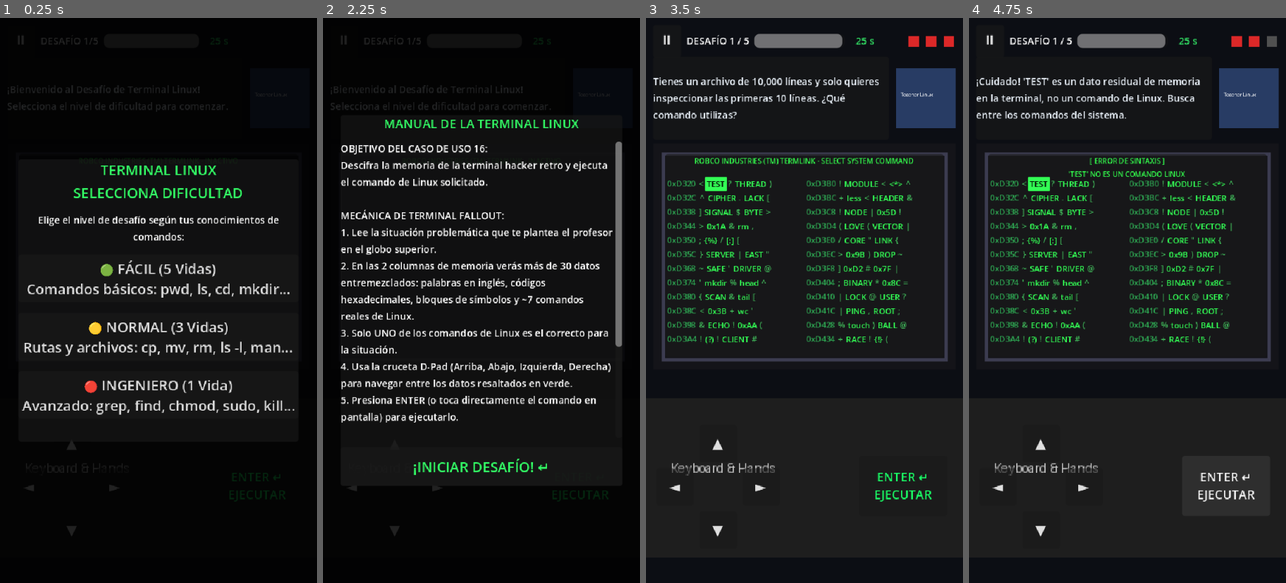
Above: before the commit, frames 1-4 (left to right).
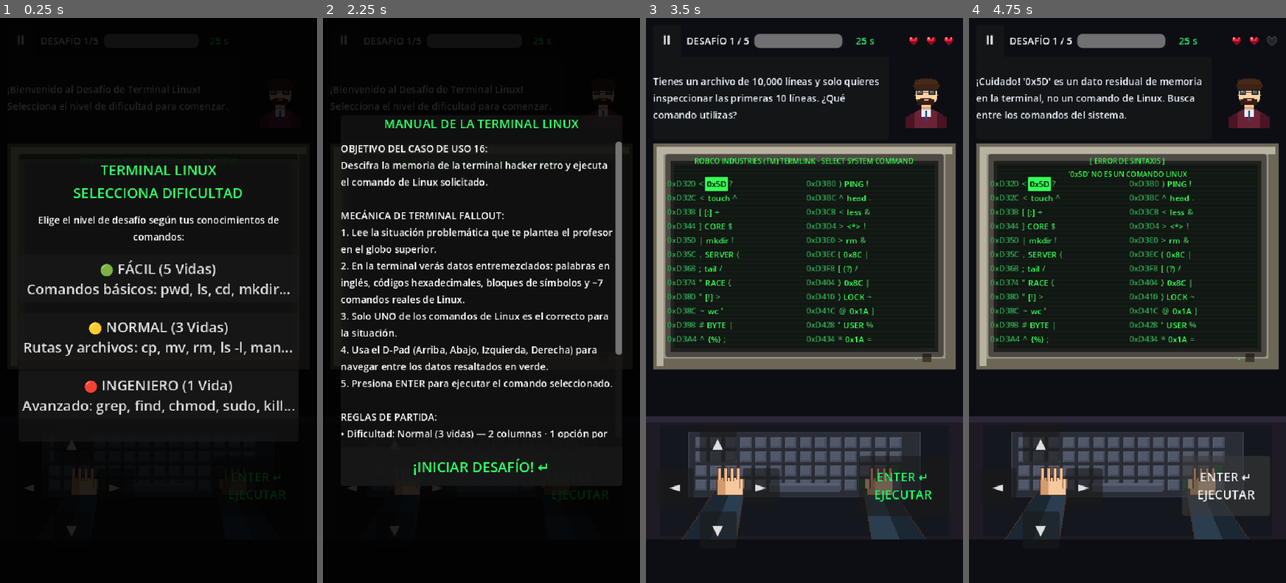
Above: after the commit, the same moments.

Repository: Bijou91/Morelosoft-International-Solutions
Game: Godot game, scene res://scenes/minigames/sistemas_operativos/terminal_linux/LinuxCommand.tscn
Two runs of this game, one before a commit and one after it. Both use one fixed random seed, a clock stepped at 60 frames per second and the inputs below. This scene is started directly instead of the project's main scene.
Inputs:
- Up to frame 1 (0.25 s): no input
- Up to frame 2 (2.25 s): click "◄" at 0.5 s; click "►" at 1.25 s; click "🟡 NORMAL (3 Vidas) Rutas y ar…" at 2 s
- Up to frame 3 (3.5 s): click "¡INICIAR DESAFÍO! ↵" at 2.75 s
- Up to frame 4 (4.75 s): click "ENTER ↵ EJECUTAR" at 3.5 s; click "ENTER ↵ EJECUTAR" at 4.25 s

The runs differ from the first frame. In frame 1, 0.4% of the frame differs, in the area x 8-92%, y 12-85%; in frame 2, 7.0%; in frame 3, 21%; in frame 4, 22%, in the area x 0-100%, y 3-93%.

Commit message:
Correcciones menores de CU-16

Diff:
--- a/pixeling/scenes/minigames/sistemas_operativos/terminal_linux/LinuxCommand.gd
+++ b/pixeling/scenes/minigames/sistemas_operativos/terminal_linux/LinuxCommand.gd
@@ -18,6 +18,7 @@
 
 # Referencias de la terminal CRT
 @onready var crt_panel: Panel = $CRTContainer/TerminalPanel
+@onready var columns_hbox: HBoxContainer = $CRTContainer/TerminalPanel/ColumnsHBox
 @onready var left_column: VBoxContainer = $CRTContainer/TerminalPanel/ColumnsHBox/LeftColumn
 @onready var right_column: VBoxContainer = $CRTContainer/TerminalPanel/ColumnsHBox/RightColumn
 @onready var terminal_log_label: Label = $CRTContainer/TerminalPanel/TerminalLogLabel
@@ -93,6 +94,13 @@
 # Estado de juego
 const TOTAL_QUESTIONS: int = 5
 const ROWS_PER_COLUMN: int = 12
+
+# Layout de terminal por dificultad
+# FACIL: 1 columna, 1 token por fila
+# NORMAL: 2 columnas, 1 token por fila
+# INGENIERO: 2 columnas, 2 tokens por fila
+var layout_columns: int = 2   # columnas activas (1 o 2)
+var layout_slots: int = 2     # tokens por fila (1 o 2)
 var round_questions: Array[Dictionary] = []
 var current_question_index: int = 0
 var current_question: Dictionary = {}
@@ -160,13 +168,20 @@
 	style_active_token_dim.content_margin_bottom = 0.0
 
 func _connect_signals() -> void:
-	# Controles D-Pad y Enter
+	# Controles D-Pad y Enter — solo señales internas, sin mouse/touch
 	btn_up.pressed.connect(_on_dpad_up)
 	btn_down.pressed.connect(_on_dpad_down)
 	btn_left.pressed.connect(_on_dpad_left)
 	btn_right.pressed.connect(_on_dpad_right)
 	btn_enter.pressed.connect(_on_enter_pressed)
 	btn_pause.pressed.connect(_on_pause_pressed)
+
+	# Los controles D-Pad y Enter son puramente visuales (decorativos).
+	# El juego se controla solo con teclado (WASD/flechas/Enter).
+	# NO deshabilitar mouse_filter aquí — los botones visuales no tienen
+	# señales conectadas a la lógica del juego, eso es suficiente.
+	# (Los tokens de respuesta en la terminal SÍ tienen mouse_filter=IGNORE
+	#  para evitar que el jugador los seleccione directamente con click/touch)
 
 	# Selector de dificultad
 	btn_diff_facil.pressed.connect(func(): _on_difficulty_chosen("FACIL"))
@@ -239,12 +254,18 @@
 		"FACIL":
 			max_lives = 5
 			time_limit_per_question = 30.0
+			layout_columns = 1
+			layout_slots = 1
 		"NORMAL":
 			max_lives = 3
 			time_limit_per_question = 25.0
+			layout_columns = 2
+			layout_slots = 1
 		"INGENIERO":
 			max_lives = 1
 			time_limit_per_question = 20.0
+			layout_columns = 2
+			layout_slots = 2
 
 	current_lives = max_lives
 	_show_tutorial()
@@ -254,21 +275,30 @@
 	modal_tutorial.visible = true
 
 	var diff_name: String = current_difficulty.capitalize()
+	var layout_desc: String
+	match current_difficulty:
+		"FACIL":
+			layout_desc = "1 columna · 1 opción por fila — más fácil de escanear"
+		"NORMAL":
+			layout_desc = "2 columnas · 1 opción por fila — nivel medio"
+		_:
+			layout_desc = "2 columnas · 2 opciones por fila — máxima dificultad"
+
 	var rules_text: String = """OBJETIVO DEL CASO DE USO 16:
 Descifra la memoria de la terminal hacker retro y ejecuta el comando de Linux solicitado.
 
 MECÁNICA DE TERMINAL FALLOUT:
 1. Lee la situación problemática que te plantea el profesor en el globo superior.
-2. En las 2 columnas de memoria verás más de 30 datos entremezclados: palabras en inglés, códigos hexadecimales, bloques de símbolos y ~7 comandos reales de Linux.
+2. En la terminal verás datos entremezclados: palabras en inglés, códigos hexadecimales, bloques de símbolos y ~7 comandos reales de Linux.
 3. Solo UNO de los comandos de Linux es el correcto para la situación.
-4. Usa la cruceta D-Pad (Arriba, Abajo, Izquierda, Derecha) para navegar entre los datos resaltados en verde.
-5. Presiona ENTER (o toca directamente el comando en pantalla) para ejecutarlo.
+4. Usa el D-Pad (Arriba, Abajo, Izquierda, Derecha) para navegar entre los datos resaltados en verde.
+5. Presiona ENTER para ejecutar el comando seleccionado.
 
 REGLAS DE PARTIDA:
-• Dificultad: %s (%d vidas).
+• Dificultad: %s (%d vidas) — %s
 • Tiempo por desafío: %d segundos. Si el tiempo se agota, equivale a perder 1 vida.
 • Seleccionar un comando erróneo o basura de memoria descontará 1 vida.
-• ¡Completa los 5 desafíos para ganar estrellas y puntos para tu perfil!""" % [diff_name, max_lives, int(time_limit_per_question)]
+• ¡Completa los 5 desafíos para ganar estrellas y puntos para tu perfil!""" % [diff_name, max_lives, layout_desc, int(time_limit_per_question)]
 
 	tutorial_body.text = rules_text
 
@@ -324,9 +354,12 @@
 
 	terminal_log_label.text = "ROBCO INDUSTRIES (TM) TERMLINK - SELECT SYSTEM COMMAND"
 
+	# Mostrar u ocultar la columna derecha según layout
+	right_column.visible = (layout_columns == 2)
+
 	var correct_cmd: String = current_question.get("command", "pwd")
 
-	# 1. Preparar pool de ~7 comandos reales de Linux (1 correcto + ~6 distractores)
+	# 1. Preparar pool de distractores de comandos reales de Linux
 	var linux_pool: Array[String] = []
 	for cmd in ALL_LINUX_COMMANDS:
 		if cmd != correct_cmd:
@@ -337,7 +370,7 @@
 	for i in range(mini(6, linux_pool.size())):
 		real_linux_distractors.append(linux_pool[i])
 
-	# 2. Preparar pool de más de 25 falsos (palabras inglesas, hex, corchetes)
+	# 2. Preparar pool de falsos
 	var fake_words_copy: Array = FAKE_WORDS.duplicate()
 	fake_words_copy.shuffle()
 	var fake_hex_copy: Array = FAKE_HEX.duplicate()
@@ -345,47 +378,71 @@
 	var fake_brackets_copy: Array = FAKE_BRACKETS.duplicate()
 	fake_brackets_copy.shuffle()
 
-	# 3. Ensamblar los tokens que irán en las 24 líneas (12 líneas x 2 columnas)
-	# Unas líneas tendrán 1 token y otras 2 tokens (total ~32-36 tokens seleccionables)
+	# 3. Calcular cuántos tokens necesitamos según el layout
+	# tokens_needed = ROWS_PER_COLUMN * layout_columns * layout_slots
+	var tokens_needed: int = ROWS_PER_COLUMN * layout_columns * layout_slots
+
 	var tokens_to_place: Array[Dictionary] = []
 
-	# El correcto
+	# El correcto siempre va
 	tokens_to_place.append({ "text": correct_cmd, "type": "CORRECT" })
 
-	# Los 6 distractores de comandos reales
+	# Los distractores de comandos reales
 	for cmd in real_linux_distractors:
 		tokens_to_place.append({ "text": cmd, "type": "LINUX_CMD" })
 
-	# 28 palabras falsas en inglés
-	for i in range(28):
-		tokens_to_place.append({ "text": fake_words_copy[i % fake_words_copy.size()], "type": "FAKE_WORD" })
-
-	# 8 códigos hexadecimales
-	for i in range(8):
-		tokens_to_place.append({ "text": fake_hex_copy[i % fake_hex_copy.size()], "type": "FAKE_HEX" })
-
-	# 5 pares de corchetes
-	for i in range(5):
-		tokens_to_place.append({ "text": fake_brackets_copy[i % fake_brackets_copy.size()], "type": "FAKE_BRACKET" })
+	# Rellenar con falsos hasta completar tokens_needed (con margen)
+	var fill_needed: int = tokens_needed - tokens_to_place.size() + 5
+	for i in range(fill_needed):
+		var roll: int = i % 3
+		if roll == 0:
+			tokens_to_place.append({ "text": fake_words_copy[i % fake_words_copy.size()], "type": "FAKE_WORD" })
+		elif roll == 1:
+			tokens_to_place.append({ "text": fake_hex_copy[i % fake_hex_copy.size()], "type": "FAKE_HEX" })
+		else:
+			tokens_to_place.append({ "text": fake_brackets_copy[i % fake_brackets_copy.size()], "type": "FAKE_BRACKET" })
 
 	# Barajar los tokens
 	tokens_to_place.shuffle()
 
-	# 4. Asignar exactamente 2 tokens a cada una de las 24 líneas (12 en izquierda, 12 en derecha)
+	# GARANTÍA: la respuesta correcta debe quedar dentro del rango visible.
+	# Si quedó en un índice >= tokens_needed (zona que no se coloca), la movemos
+	# a una posición aleatoria dentro del rango visible.
+	var correct_idx: int = -1
+	for i in range(tokens_to_place.size()):
+		if tokens_to_place[i].get("type", "") == "CORRECT":
+			correct_idx = i
+			break
+	if correct_idx >= tokens_needed:
+		var swap_to: int = randi() % tokens_needed
+		var tmp: Dictionary = tokens_to_place[swap_to]
+		tokens_to_place[swap_to] = tokens_to_place[correct_idx]
+		tokens_to_place[correct_idx] = tmp
+
+	# 4. Ajustar alineación del HBox según cantidad de columnas
+	if layout_columns == 1:
+		# Fácil: 1 columna centrada horizontalmente
+		columns_hbox.alignment = BoxContainer.ALIGNMENT_CENTER
+	else:
+		# Normal/Ingeniero: 2 columnas ocupan todo el ancho
+		columns_hbox.alignment = BoxContainer.ALIGNMENT_BEGIN
+
+	# 5. Distribuir tokens en las filas y columnas según el layout
 	var token_idx: int = 0
 	var base_addr_left: int = 0xD320 + current_question_index * 0x0040
 	var base_addr_right: int = base_addr_left + ROWS_PER_COLUMN * 12
 
 	for row in range(ROWS_PER_COLUMN):
-		# Generar fila de la columna izquierda (col = 0) con 2 tokens
+		# Columna izquierda siempre presente
 		var addr_l: String = "0x%04X" % (base_addr_left + row * 12)
 		_create_terminal_row(left_column, 0, row, addr_l, tokens_to_place, token_idx)
-		token_idx += 2
-
-		# Generar fila de la columna derecha (col = 1) con 2 tokens
-		var addr_r: String = "0x%04X" % (base_addr_right + row * 12)
-		_create_terminal_row(right_column, 1, row, addr_r, tokens_to_place, token_idx)
-		token_idx += 2
+		token_idx += layout_slots
+
+		# Columna derecha solo en NORMAL e INGENIERO
+		if layout_columns == 2:
+			var addr_r: String = "0x%04X" % (base_addr_right + row * 12)
+			_create_terminal_row(right_column, 1, row, addr_r, tokens_to_place, token_idx)
+			token_idx += layout_slots
 
 	active_token_index = 0
 	_update_active_token_highlight()
@@ -405,7 +462,8 @@
 	# Caracteres de ruido iniciales
 	row_hbox.add_child(_create_noise_label(_random_noise(1)))
 
-	for slot in range(2):
+	# layout_slots determina cuántos tokens van en esta fila (1 o 2)
+	for slot in range(layout_slots):
 		if pool_start + slot < token_pool.size():
 			var t_data: Dictionary = token_pool[pool_start + slot]
 			var btn := _create_token_button(t_data.text, all_tokens.size())
@@ -418,8 +476,10 @@
 				"col": col_idx,
 				"row": row_idx,
 				"slot": slot,
-				"grid_x": col_idx * 2 + slot, # 0, 1, 2, 3
-				"grid_y": row_idx,            # 0..11
+				# grid_x: en INGENIERO hay 4 posiciones (col*2+slot),
+				# en NORMAL hay 2 (col*1+slot=col), en FACIL hay 1 (siempre 0)
+				"grid_x": col_idx * layout_slots + slot,
+				"grid_y": row_idx,
 				"index": all_tokens.size()
 			}
 			all_tokens.append(token_entry)
@@ -429,22 +489,17 @@
 
 	parent_col.add_child(row_hbox)
 
-func _create_token_button(text: String, token_index: int) -> Button:
+func _create_token_button(text: String, _token_index: int) -> Button:
 	var btn := Button.new()
 	btn.text = text
 	btn.flat = false
 	btn.focus_mode = FOCUS_NONE
-	btn.mouse_default_cursor_shape = Control.CURSOR_POINTING_HAND
+	# IMPORTANTE: deshabilitar completamente mouse y touch.
+	# El jugador NO puede seleccionar respuestas haciendo click/touch.
+	# Solo puede navegar con el D-Pad (teclado) y confirmar con ENTER.
+	btn.mouse_filter = Control.MOUSE_FILTER_IGNORE
 	btn.add_theme_font_size_override("font_size", 9)
 	_set_button_visuals(btn, false, false)
-
-	btn.pressed.connect(func():
-		active_token_index = token_index
-		blink_timer = 0.0
-		blink_state = true
-		_update_active_token_highlight()
-		_on_enter_pressed()
-	)
 
 	return btn
 
@@ -531,7 +586,11 @@
 	if all_tokens.is_empty(): return
 	AudioManager.play_step()
 	var cur: Dictionary = all_tokens[active_token_index]
-	var next_x: int = (cur.grid_x - 1 + 4) % 4
+	# Total de posiciones grid_x = layout_columns * layout_slots
+	var total_x: int = layout_columns * layout_slots
+	if total_x <= 1:
+		return  # En FACIL (1 col, 1 slot) no hay movimiento lateral
+	var next_x: int = (cur.grid_x - 1 + total_x) % total_x
 	var target_idx: int = _find_token_by_grid(next_x, cur.grid_y)
 	if target_idx != -1:
 		active_token_index = target_idx
@@ -541,7 +600,10 @@
 	if all_tokens.is_empty(): return
 	AudioManager.play_step()
 	var cur: Dictionary = all_tokens[active_token_index]
-	var next_x: int = (cur.grid_x + 1) % 4
+	var total_x: int = layout_columns * layout_slots
+	if total_x <= 1:
+		return  # En FACIL no hay movimiento lateral
+	var next_x: int = (cur.grid_x + 1) % total_x
 	var target_idx: int = _find_token_by_grid(next_x, cur.grid_y)
 	if target_idx != -1:
 		active_token_index = target_idx
Binary file changed: pixeling/assets/terminal_linux/crt_bezel.png
Binary file changed: pixeling/assets/terminal_linux/heart_empty.png
Binary file changed: pixeling/assets/terminal_linux/heart_full.png
Binary file changed: pixeling/assets/terminal_linux/student_hands_keyboard.png
Binary file changed: pixeling/assets/terminal_linux/teacher_linux.png
